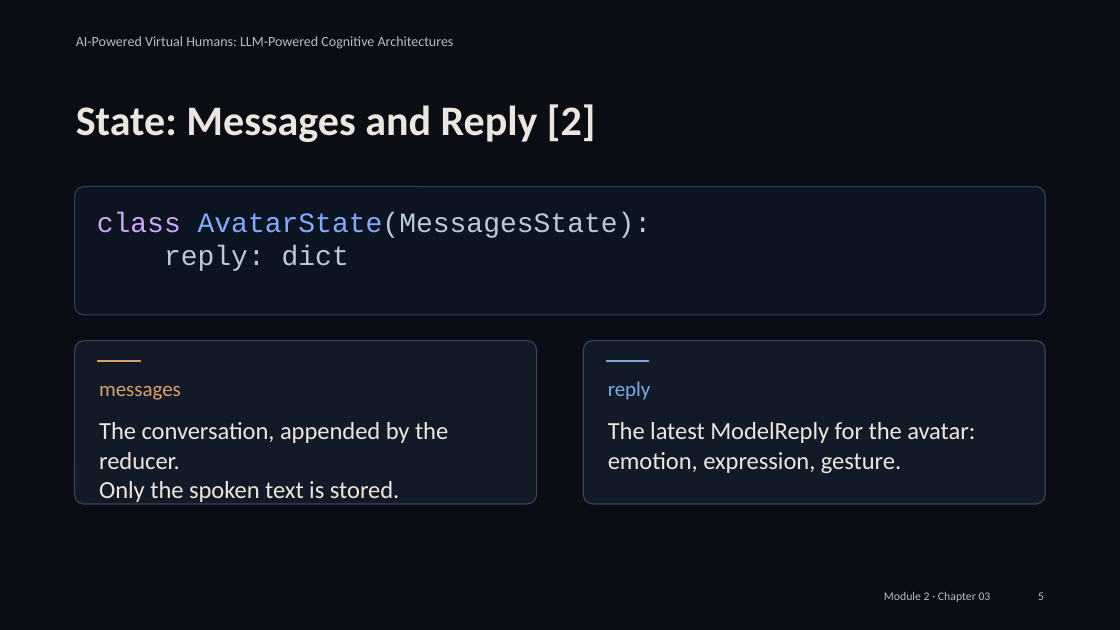
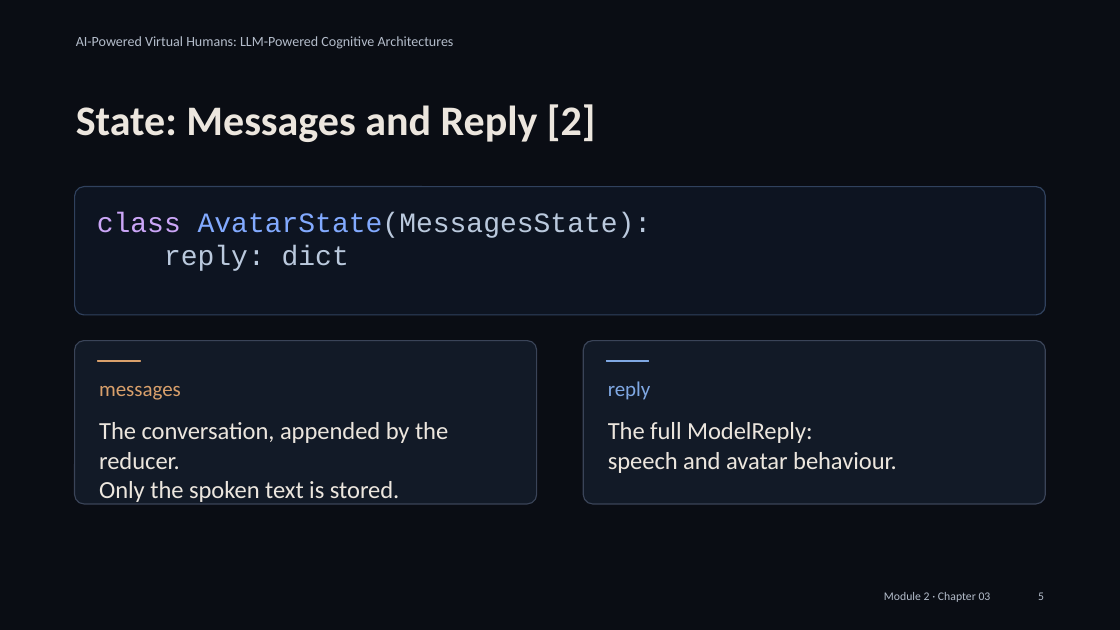
Before and after one commit to alessandropec/virtual-humans-cognitive-architectures, a slide deck: slide 5 of virtual_human_course/Module_2/Chapter_03/Slides/Module_2_Chapter_03_Integration_with_the_Virtual_Human.pptx. Drawn at 1120x630 pixels with LibreOffice and Linux fonts; fonts in the diff are those of the drawing. Boxes give left, top, right and bottom in pixels: in the first picture for what was removed or moved away, otherwise in the second. Text is boxed around its words. In the diff, an @@ line names an element or a change of style, - is before the commit and + after.

```diff
--- a/virtual_human_course/Module_2/Chapter_03/Slides/Module_2_Chapter_03_Integration_with_the_Virtual_Human.pptx
+++ b/virtual_human_course/Module_2/Chapter_03/Slides/Module_2_Chapter_03_Integration_with_the_Virtual_Human.pptx
@@ text at (x1=608, y1=422, x2=897, y2=473): text changed @@
-The latest ModelReply for the avatar:
-emotion, expression, gesture.
+The full ModelReply:
+speech and avatar behaviour.
```
Also in this commit, not shown: 4 other slides changed, 17 other files.
